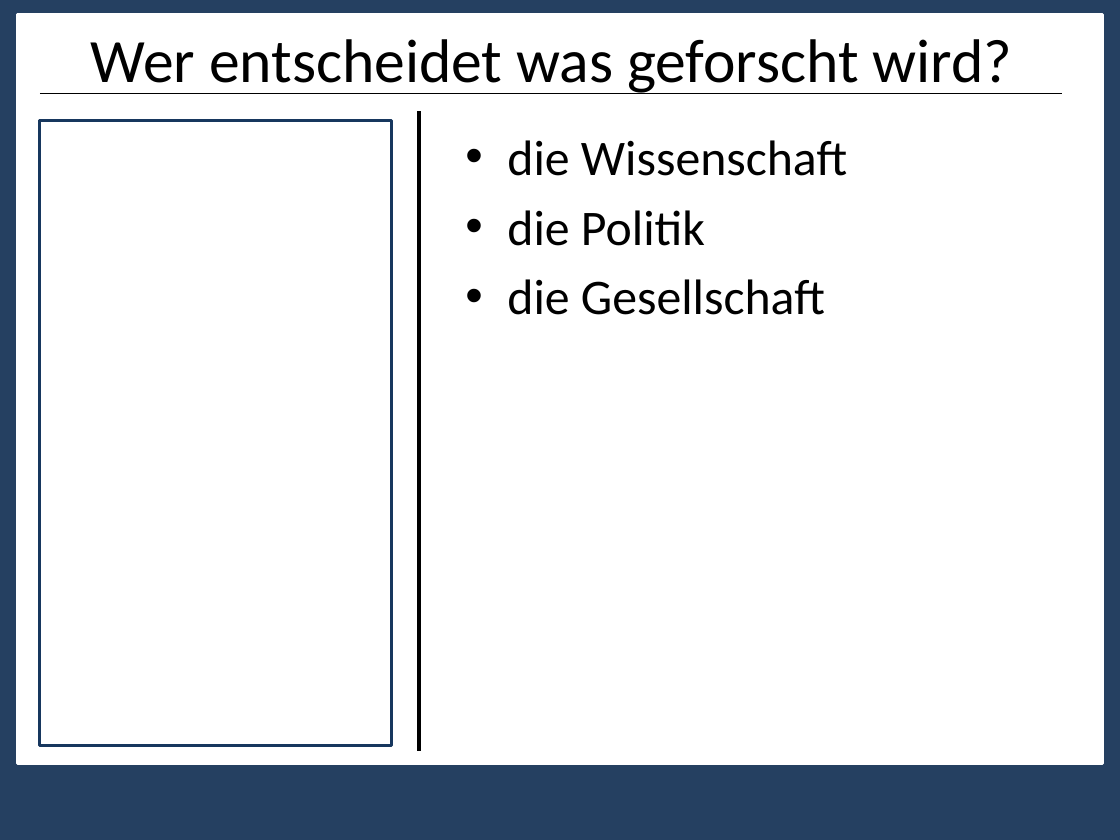
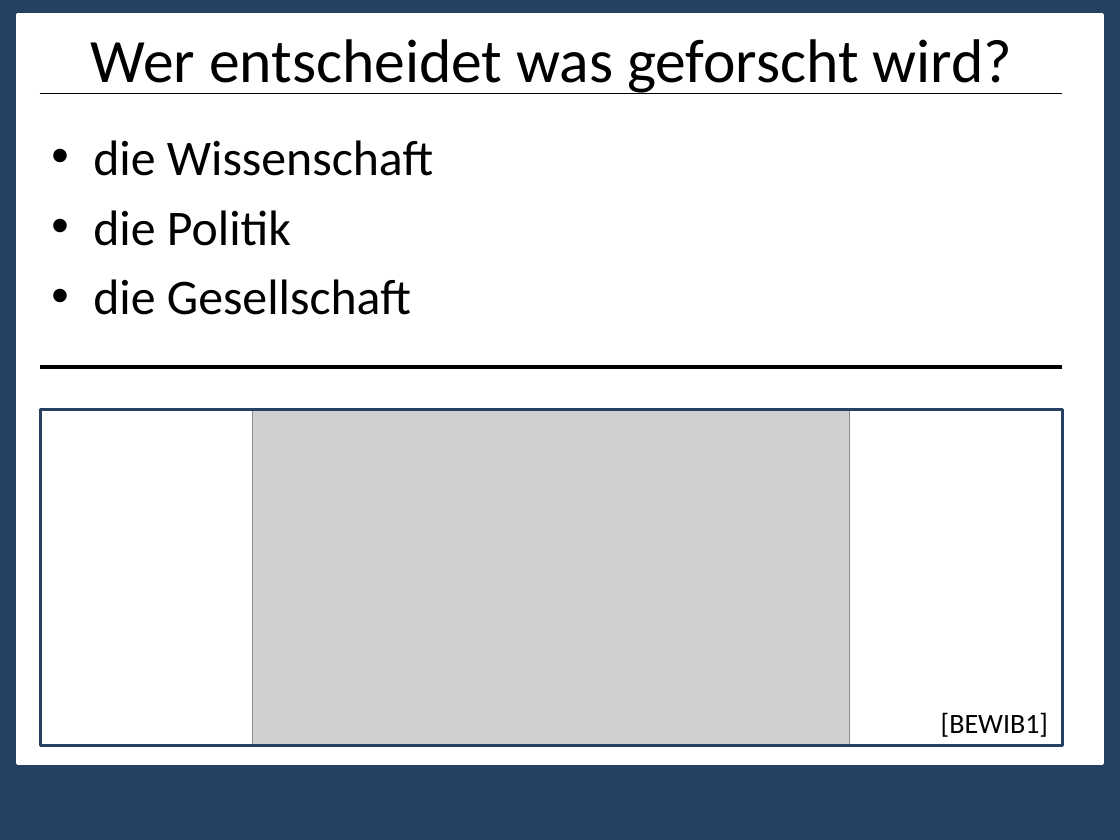
Before and after one commit to nicolehm/PMWK, a slide deck: slide 5 of Präsentation1.pptx (slide 26 before the commit). Drawn at 1120x840 pixels with LibreOffice and Linux fonts; fonts in the diff are those of the drawing; grey boxes stand for pictures. Boxes give left, top, right and bottom in pixels: in the first picture for what was removed or moved away, otherwise in the second. Text is boxed around its words. In the diff, an @@ line names an element or a change of style, - is before the commit and + after.

```diff
--- a/Präsentation1.pptx
+++ b/Präsentation1.pptx
@@ line removed from (419, 111) to (419, 750) @@
@@ rectangle removed at box(39, 120, 392, 746) @@
@@ text "die Wissenschaft": place and size @@
-text "die Wissenschaft" at box(507, 140, 847, 315)
+text "die Wissenschaft" at box(93, 140, 433, 315)
@@ rectangle removed at box(40, 120, 393, 746) @@
@@ line added from (40, 367) to (1063, 367), #000000 3 pt @@
@@ rectangle added at box(40, 410, 1063, 746), outline #254061 2 pt @@
@@ picture added at box(253, 410, 850, 746) @@
@@ text added at box(941, 712, 1048, 737), 18 pt, text #000000 @@
+[BEWIB1]
```
Also in this commit, not shown: 7 other slides changed, 10 slides added, 5 slides removed.
